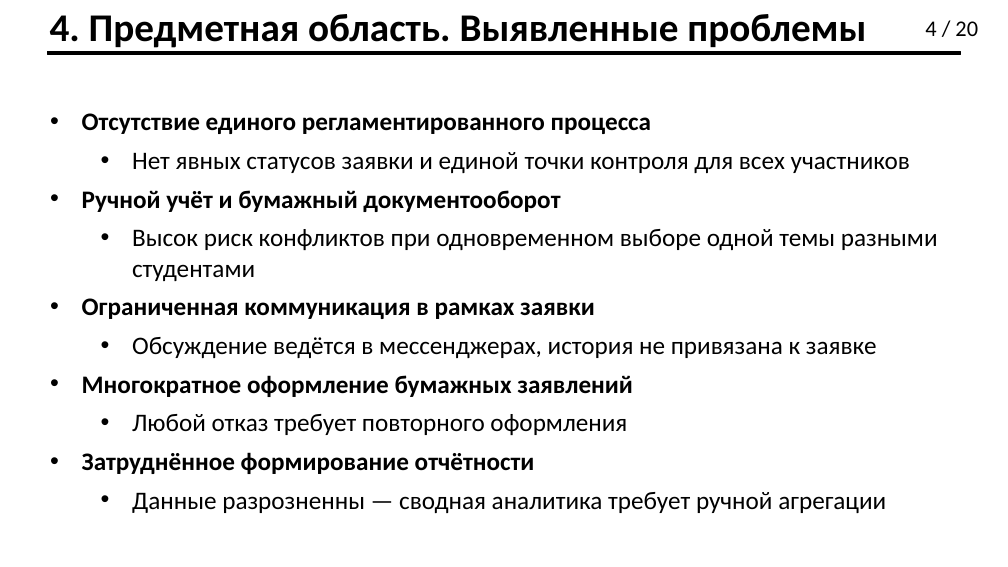
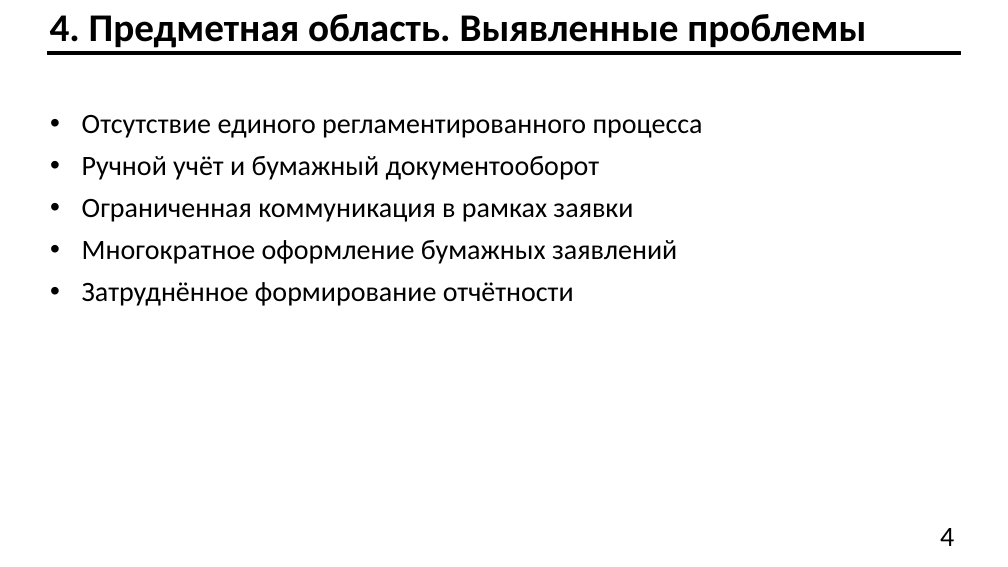
Before and after one commit to Effecktus/AcademicTopicSelectionService, a slide deck: slide 4 of docs/ilyin_pres.pptx. Drawn at 1008x567 pixels with LibreOffice and Linux fonts; fonts in the diff are those of the drawing. Boxes give left, top, right and bottom in pixels: in the first picture for what was removed or moved away, otherwise in the second. Text is boxed around its words. In the diff, an @@ line names an element or a change of style, - is before the commit and + after.

```diff
--- a/docs/ilyin_pres.pptx
+++ b/docs/ilyin_pres.pptx
@@ text "Отсутствие единого регламентированного процесса" at (82, 115, 703, 306): size 18 to 20 pt, bold off @@
@@ text at (132, 152, 910, 173): paragraph removed @@
-  • Нет явных статусов заявки и единой точки контроля для всех участников
@@ text at (132, 229, 938, 281): paragraph removed @@
-  • Высок риск конфликтов при одновременном выборе одной темы разными студентами
@@ text at (132, 337, 877, 358): paragraph removed @@
-  • Обсуждение ведётся в мессенджерах, история не привязана к заявке
@@ text at (132, 414, 627, 435): paragraph removed @@
-  • Любой отказ требует повторного оформления
@@ text at (132, 492, 886, 513): paragraph removed @@
-  • Данные разрозненны — сводная аналитика требует ручной агрегации
@@ text at (940, 528, 954, 546): text changed; size 16 to 20 pt @@
-4 / 20
+4
```
Also in this commit, not shown: 19 other slides changed, 3 slides added, 23 other files.
